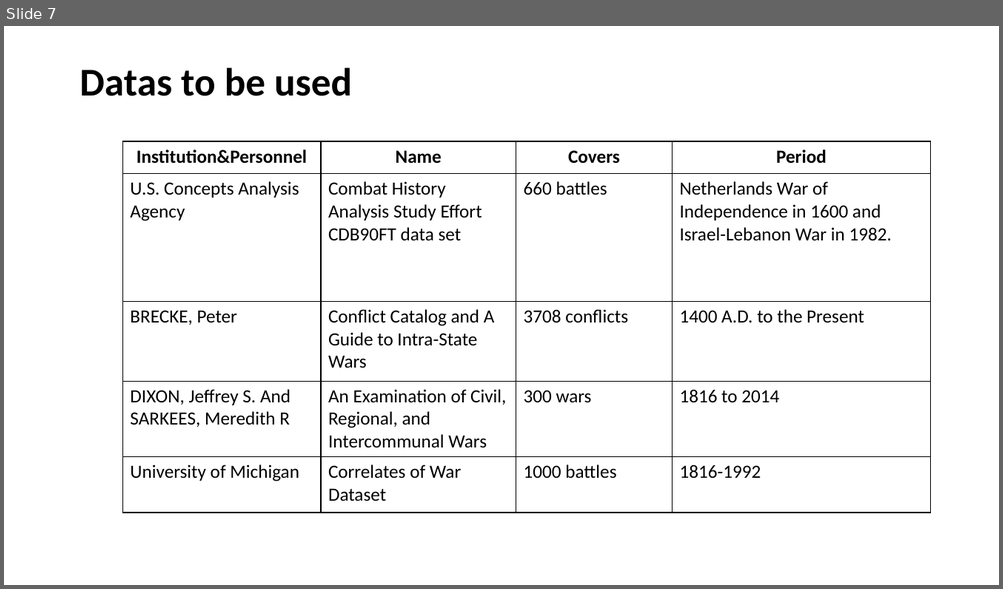
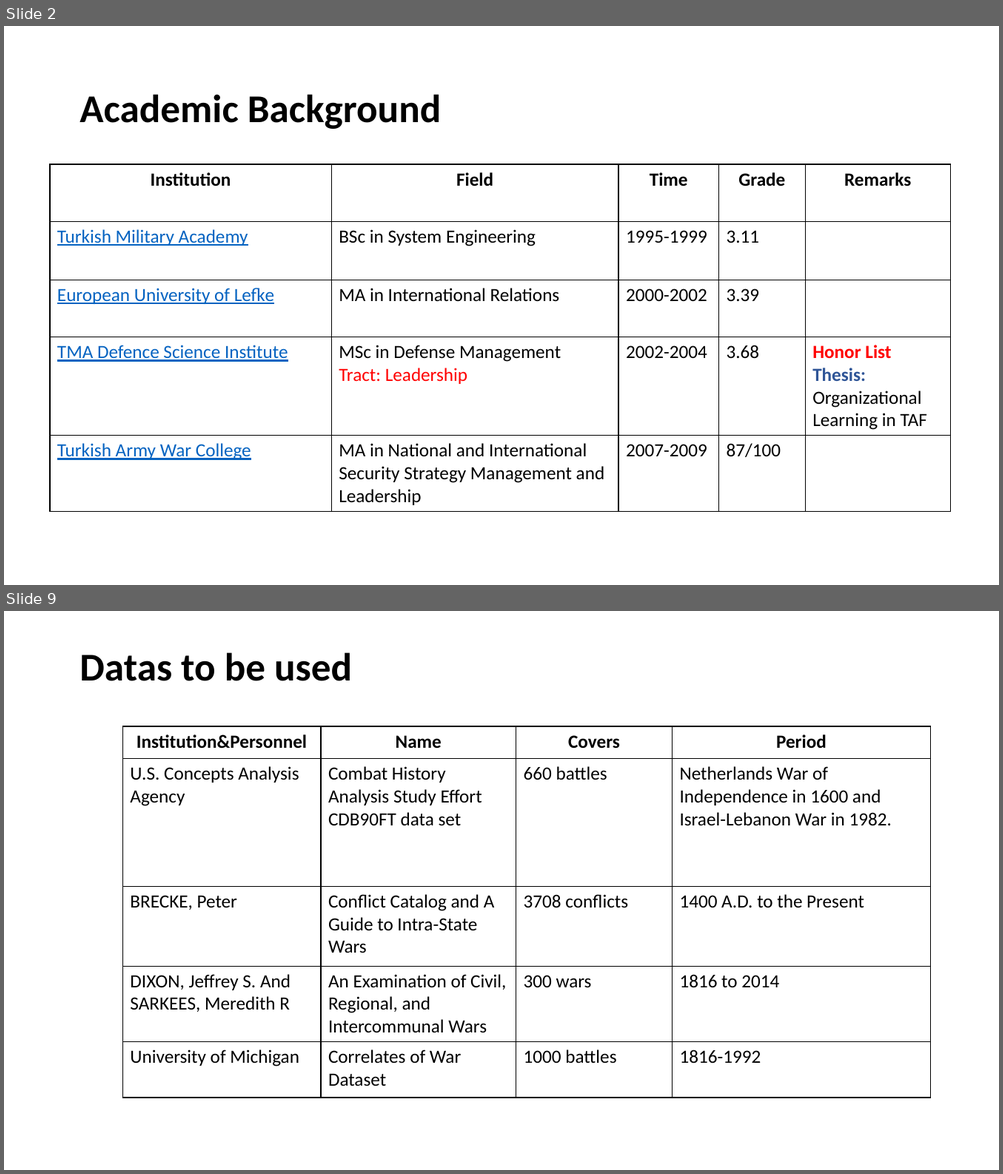
Before and after one commit to GurkanGitHub/PhD, a slide deck: PhD Discussion.pptx. Shown one above the other, each under a label of ours: slide 7 before the commit, slides 2 and 9 after it; the slides between them are not shown. The pictures are 1003x589 and 1003x1174 pixels, drawn with LibreOffice and Linux fonts; fonts in the diff are those of the drawing. Boxes give left, top, right and bottom in pixels: in the first picture for what was removed or moved away, otherwise in the second. Text is boxed around its words. In the diff, an @@ line names an element or a change of style, - is before the commit and + after.

```diff
--- a/PhD Discussion.pptx
+++ b/PhD Discussion.pptx
@@ slide 2 added at bbox=[4, 26, 999, 585], background #FFFFFF @@
@@ title added at bbox=[79, 94, 441, 129], 38 pt, text #000000, bold @@
+Academic Background
@@ table added at bbox=[50, 165, 950, 509], 5 rows, 5 columns @@
+Institution | Field | Time | Grade | Remarks
+Turkish Military Academy | BSc in System Engineering | 1995-1999 | 3.11 | 
+European University of Lefke | MA in International Relations | 2000-2002 | 3.39 | 
+TMA Defence Science Institute | MSc in Defense Management / Tract: Leadership | 2002-2004 | 3.68 | Honor List / Thesis: Organizational Learning in TAF
+Turkish Army War College | MA in National and International Security Strategy Management and Leadership | 2007-2009 | 87/100 | 
@@ what was slide 7 is now slide 9 @@
```
Also in this commit, not shown: 7 slides changed, 1 other slide added, 1 other file.
